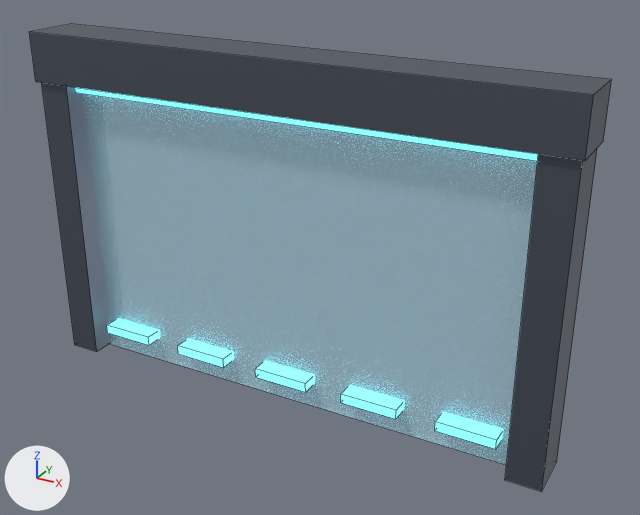
Two versions of the Blender file assets/source/prop_spawn_arch.blend, one commit apart.
Both versions are drawn from a 50 mm camera at (4.14, -6.85, 5.11) aimed at (0.32, 0.09, 1.64). Lighting does not change. The marker at lower left points along +X, +Y and +Z. The picture after the commit comes second. Mesh edges are drawn as thin lines.

Objects in the first picture: 'prop_spawn_arch'.
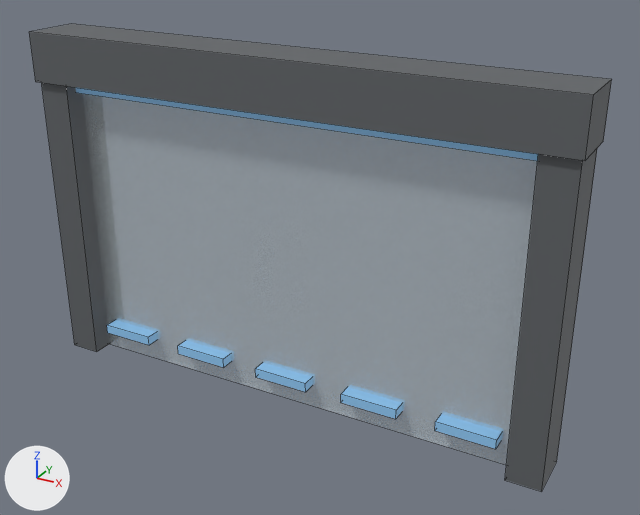
Changed parts and their boxes (x1, y1, x2, y2) in the pictures (640 x 515 px):
```json
{"object": "prop_spawn_arch", "change": "surface changed, recoloured", "before": [29, 26, 609, 491], "after": [29, 26, 609, 491]}
```

Edits to the scene script, one JSON object a line:
```json
{"op": "set", "path": "mat_ns_body_dark.metallic", "old": "0.66", "new": "0.18"}
{"op": "set", "path": "mat_ns_body_dark.roughness", "old": "0.42", "new": "0.62"}
{"op": "set", "path": "mat_ns_team.emission_color", "old": "(0.17, 0.91, 1.0)", "new": "(0.2, 0.42, 0.66)", "note": "cyan #73f5ff -> blue #7cadd4"}
{"op": "set", "path": "mat_ns_team.emission_strength", "old": "1.4", "new": "0.25"}
{"op": "set", "path": "mat_ns_glass.metallic", "old": "0.1", "new": "0.0"}
{"op": "remove", "block": "mat_ns_glass", "code": "mat_ns_glass.emission_color = (0.04, 0.16, 0.2)  # dark cyan #386f7c"}
{"op": "remove", "block": "mat_ns_glass", "code": "mat_ns_glass.emission_strength = 0.6"}
{"op": "set", "path": "mat_ns_glass.base_color", "old": "(0.55, 0.78, 0.9)", "new": "(0.62, 0.7, 0.74)", "note": "cyan #c4e5f3 -> light grey #cedadf"}
{"op": "set", "path": "mat_ns_glass.roughness", "old": "0.06", "new": "0.1"}
{"op": "set", "path": "mat_ns_glass.alpha", "old": "0.28", "new": "0.3"}
```
